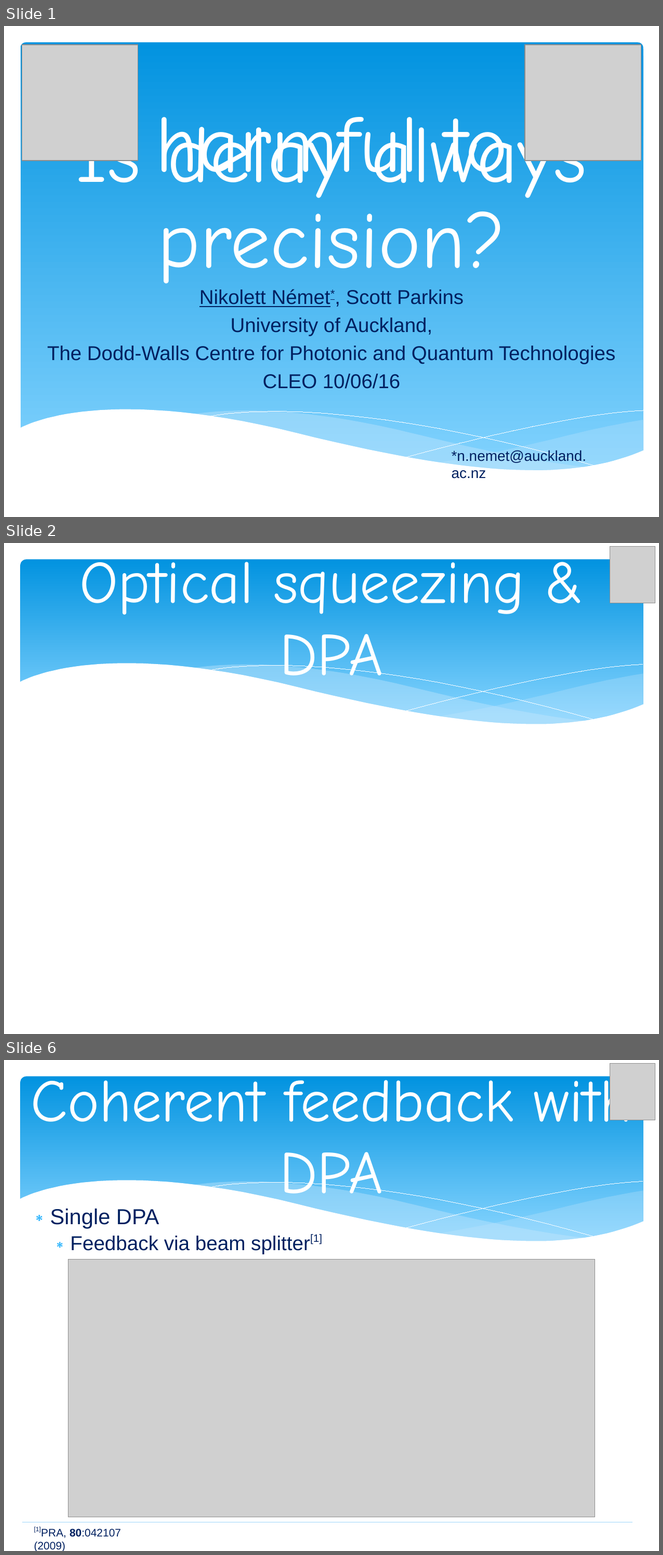
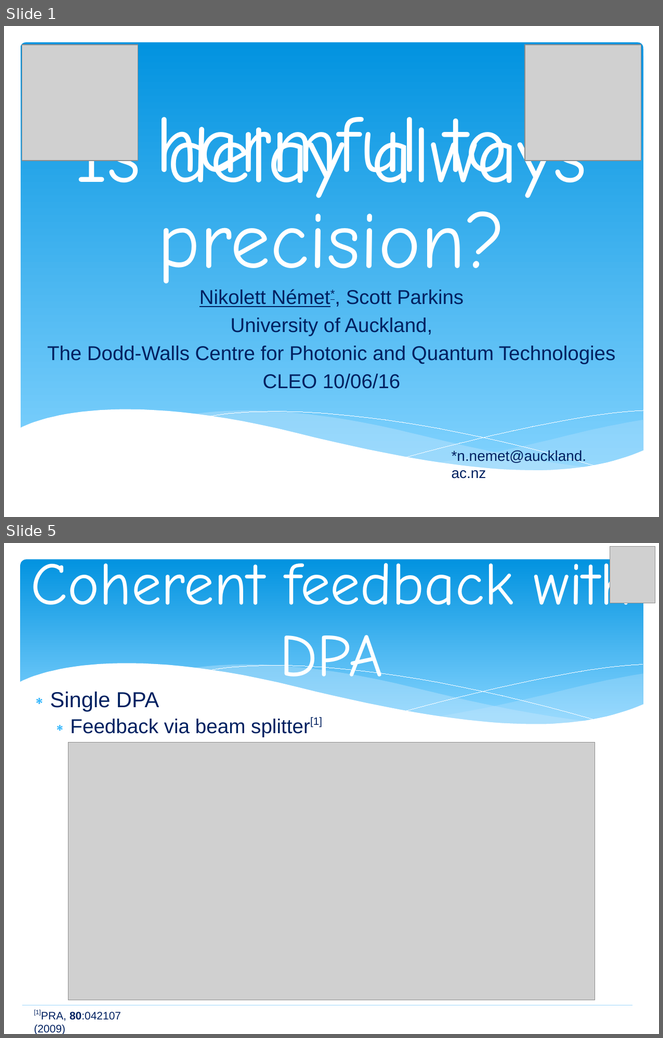
Before and after one commit to nemetniki/Presentations, a slide deck: Is delay always adverse to precision CLEO.pptx. Shown one above the other, each under a label of ours: slides 1, 2 and 6 before the commit, slides 1 and 5 after it; the slides between them are not shown. The pictures are 663x1555 and 663x1038 pixels, drawn with LibreOffice and Linux fonts; fonts in the diff are those of the drawing; grey boxes stand for pictures. Boxes give left, top, right and bottom in pixels: in the first picture for what was removed or moved away, otherwise in the second. Text is boxed around its words. In the diff, an @@ line names an element or a change of style, - is before the commit and + after.

```diff
--- a/Is delay always adverse to precision CLEO.pptx
+++ b/Is delay always adverse to precision CLEO.pptx
@@ slide 2 removed at box(4, 543, 659, 1034), background #FFFFFF; not listed: 6 template elements that a slide beside it also shows @@
@@ title removed at box(79, 551, 525, 694) @@
-Optical squeezing & DPA
@@ picture removed at box(610, 546, 655, 603) @@
@@ what was slide 6 is now slide 5 @@
```
Also in this commit, not shown: 9 slides changed.
